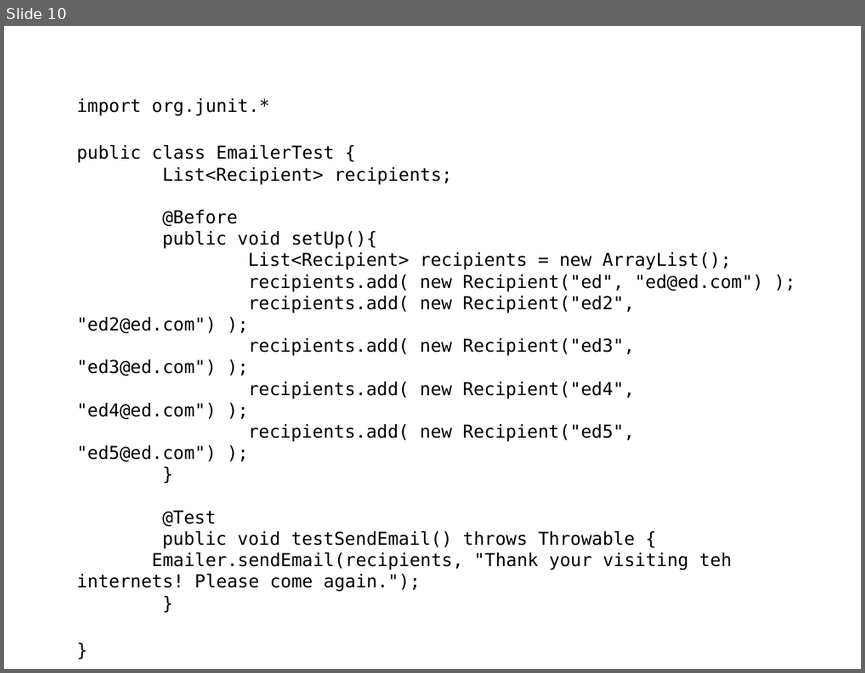
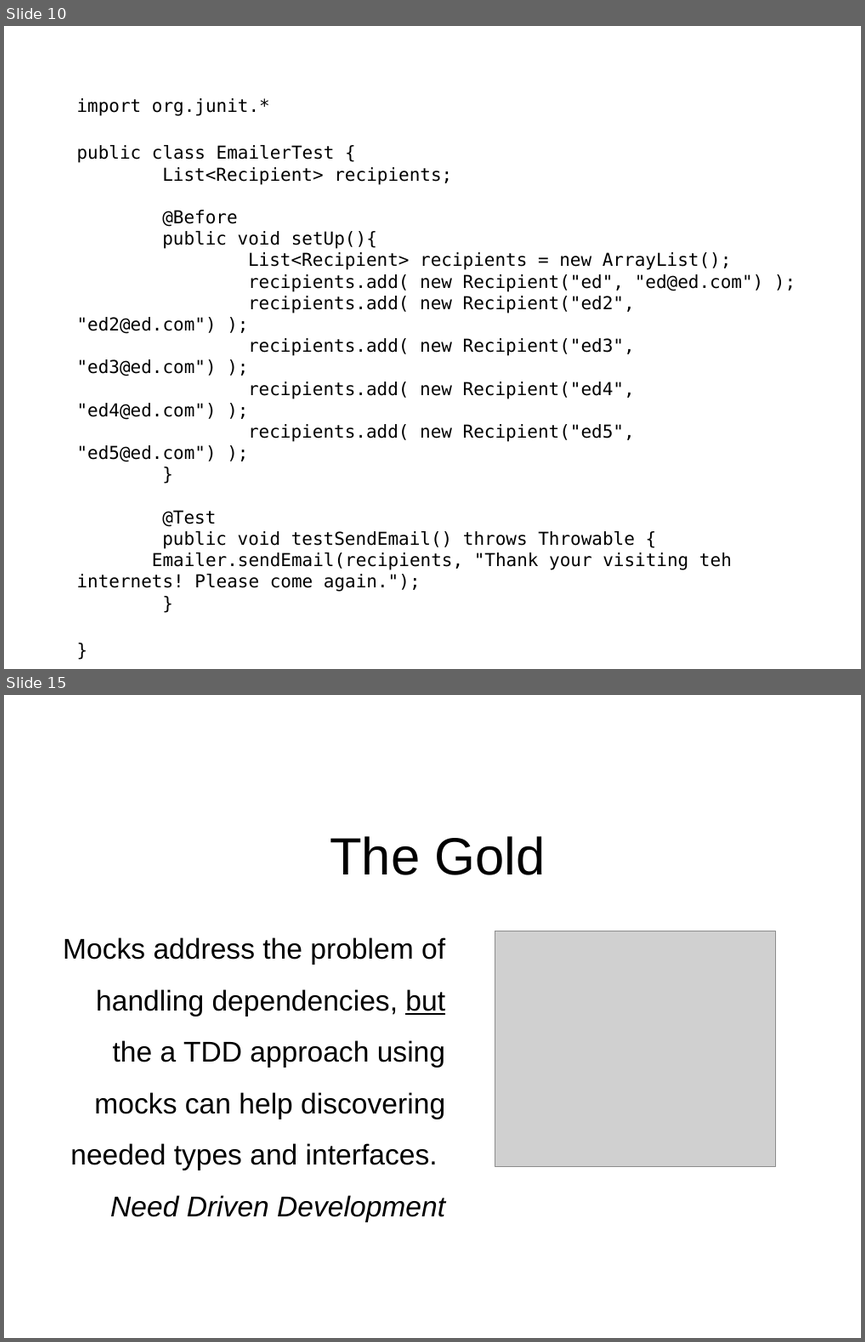
Before and after one commit to virtix/swe-795, a slide deck: doc/Test Doubles and Dependency Design.pptx. Shown one above the other, each under a label of ours: slide 10 before the commit, slides 10 and 15 after it; the slides between them are not shown. The pictures are 865x673 and 865x1342 pixels, drawn with LibreOffice and Linux fonts; fonts in the diff are those of the drawing; grey boxes stand for pictures. Boxes give left, top, right and bottom in pixels: in the first picture for what was removed or moved away, otherwise in the second. Text is boxed around its words. In the diff, an @@ line names an element or a change of style, - is before the commit and + after.

```diff
--- a/doc/Test Doubles and Dependency Design.pptx
+++ b/doc/Test Doubles and Dependency Design.pptx
@@ slide 15 added at (4,695,861,1338), background #FFFFFF @@
@@ text added at (330,836,545,875), 44 pt, text #000000 @@
+The Gold
@@ text added at (63,937,445,1222), 24 pt, text #000000 @@
+Mocks address the problem of handling dependencies, but the a TDD approach using mocks can help discovering needed types and interfaces.
+Need Driven Development
@@ picture added at (495,930,775,1166) @@
```
Also in this commit, not shown: 12 slides changed, 1 other slide added, 2 other files.
